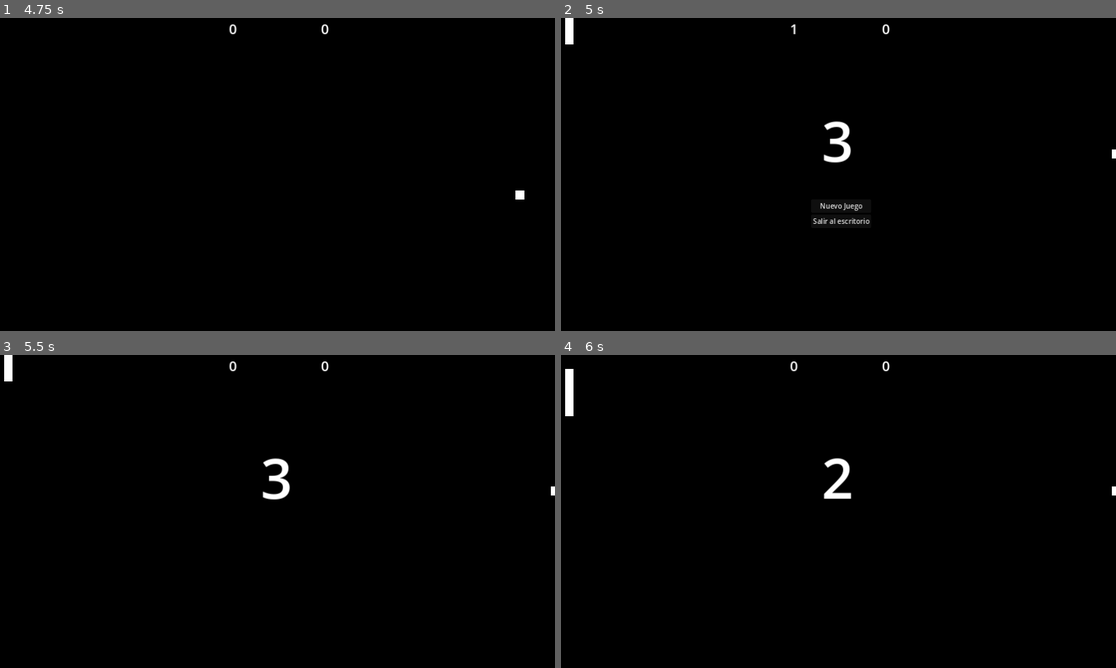
Above: before the commit, frames 1-4 (two rows, left to right).
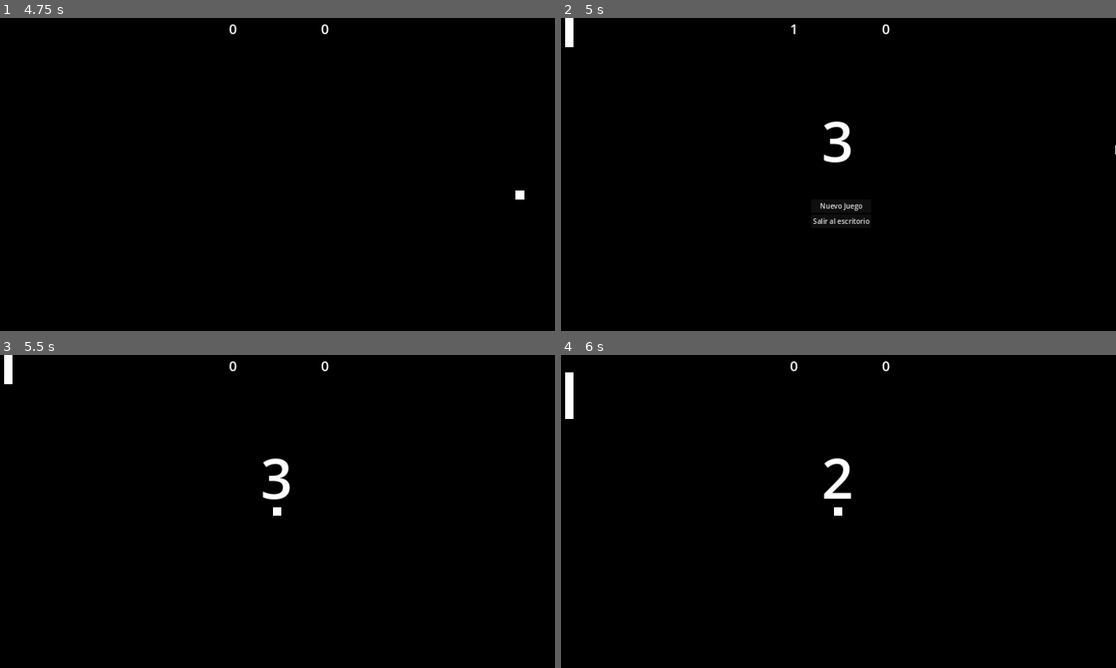
Above: after the commit, the same moments.

Repository: GasparBianco/Pong
Game: Godot game, scene res://menu.tscn
The game is run twice, just before and just after one commit, with the same random seed, the same clock (stepped at 60 frames per second) and the same inputs.
Inputs:
- Up to frame 1 (4.75 s): click "Iniciar juego" at 0.5 s; hold W (Player1_UP) 1.28-2.03 s; hold Down (Player2_DOWN) 1.28-2.03 s; hold S (Player1_DOWN) 2.03-2.78 s; tap Up (Player2_UP) at 2.1, 3.6 s; hold Down (Player2_DOWN) 2.78-3.53 s; hold W (Player1_UP) 2.78-4.28 s; tap Enter at 4.25 s; hold S (Player1_DOWN) from 4.28 s (still down); hold Down (Player2_DOWN) from 4.28 s (still down)
- Up to frame 2 (5 s): keep holding S (Player1_DOWN); keep holding Down (Player2_DOWN); tap Escape (PAUSA) at 4.9 s
- Up to frame 3 (5.5 s): release S (Player1_DOWN) at 5 s; release Down (Player2_DOWN) at 5 s; click "Nuevo Juego" at 5 s
- Up to frame 4 (6 s): hold S (Player1_DOWN) from 5.78 s (still down); tap Up (Player2_UP) at 5.85 s

Frame 1 is identical in both runs. In frame 2, less than 0.1% of the frame differs, in the area x 0-100%, y 8-45%; in frame 3, less than 0.1%; in frame 4, less than 0.1%, in the area x 0-100%, y 4-52%.

Commit message:
menu de pausa

Diff:
--- /dev/null
+++ b/VBoxContainer.gd
@@ -0,0 +1,17 @@
+extends VBoxContainer
+
+
+# Called when the node enters the scene tree for the first time.
+func _ready():
+	pass # Replace with function body.
+
+
+# Called every frame. 'delta' is the elapsed time since the previous frame.
+func _process(delta):
+	if Input.is_action_just_pressed("PAUSA"):
+		if get_tree().paused:
+			hide()
+			get_tree().paused = false
+		else:
+			show()
+			get_tree().paused = true
--- a/game.gd
+++ b/game.gd
@@ -10,9 +10,6 @@
 # Called every frame. 'delta' is the elapsed time since the previous frame.
 func _process(delta):
 	$Label.text = str(round($tiempoMuerto.time_left))
-	if Input.is_action_just_pressed("PAUSA"):
-		$VBoxContainer.show()
-		get_tree().paused = true
 
 
 func _on_arco_izquierdo_area_entered(area):
@@ -41,6 +38,7 @@
 	$CanvasLayer/HBoxContainer/Score1.text = str(puntaje1)
 	$CanvasLayer/HBoxContainer/Score2.text = str(puntaje2)
 	$Ball.velocity = Vector2()
+	$Ball.position = Vector2(640,360)
 	$tiempoMuerto.start()
 	get_tree().paused = false
 	$VBoxContainer.hide()
--- a/game.tscn
+++ b/game.tscn
@@ -1,9 +1,10 @@
-[gd_scene load_steps=12 format=3 uid="uid://ctd1ormjcl3lb"]
+[gd_scene load_steps=13 format=3 uid="uid://ctd1ormjcl3lb"]
 
 [ext_resource type="Script" path="res://Player1.gd" id="1_4f6fx"]
 [ext_resource type="Script" path="res://game.gd" id="1_q4kdf"]
 [ext_resource type="Script" path="res://Player2.gd" id="2_646iw"]
 [ext_resource type="Script" path="res://Ball.gd" id="3_q1j1n"]
+[ext_resource type="Script" path="res://VBoxContainer.gd" id="5_se35f"]
 
 [sub_resource type="RectangleShape2D" id="RectangleShape2D_8iadh"]
 size = Vector2(20, 108)
@@ -147,19 +148,21 @@
 label_settings = SubResource("LabelSettings_poaqt")
 
 [node name="VBoxContainer" type="VBoxContainer" parent="."]
+process_mode = 3
 offset_left = 578.0
 offset_top = 417.0
 offset_right = 716.0
 offset_bottom = 483.0
+script = ExtResource("5_se35f")
 metadata/_edit_group_ = true
 
 [node name="NuevoJuego" type="Button" parent="VBoxContainer"]
-process_mode = 3
+process_mode = 2
 layout_mode = 2
 text = "Nuevo Juego"
 
 [node name="Salir" type="Button" parent="VBoxContainer"]
-process_mode = 3
+process_mode = 2
 layout_mode = 2
 text = "Salir al escritorio"
 
